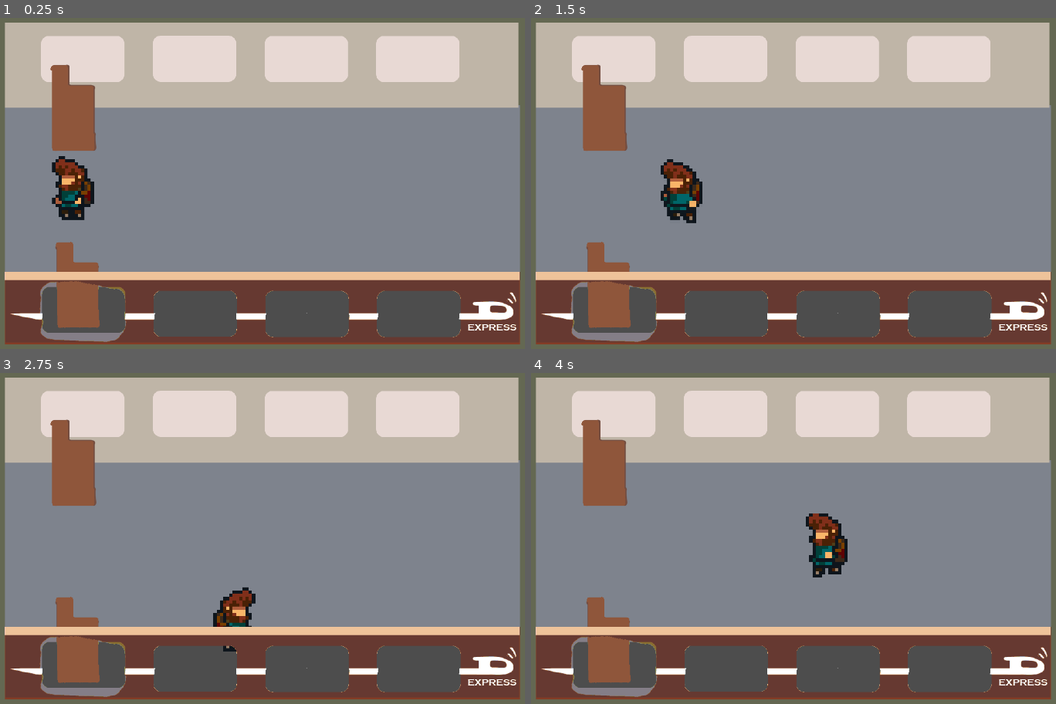
Above: before the commit, frames 1-4 (two rows, left to right).
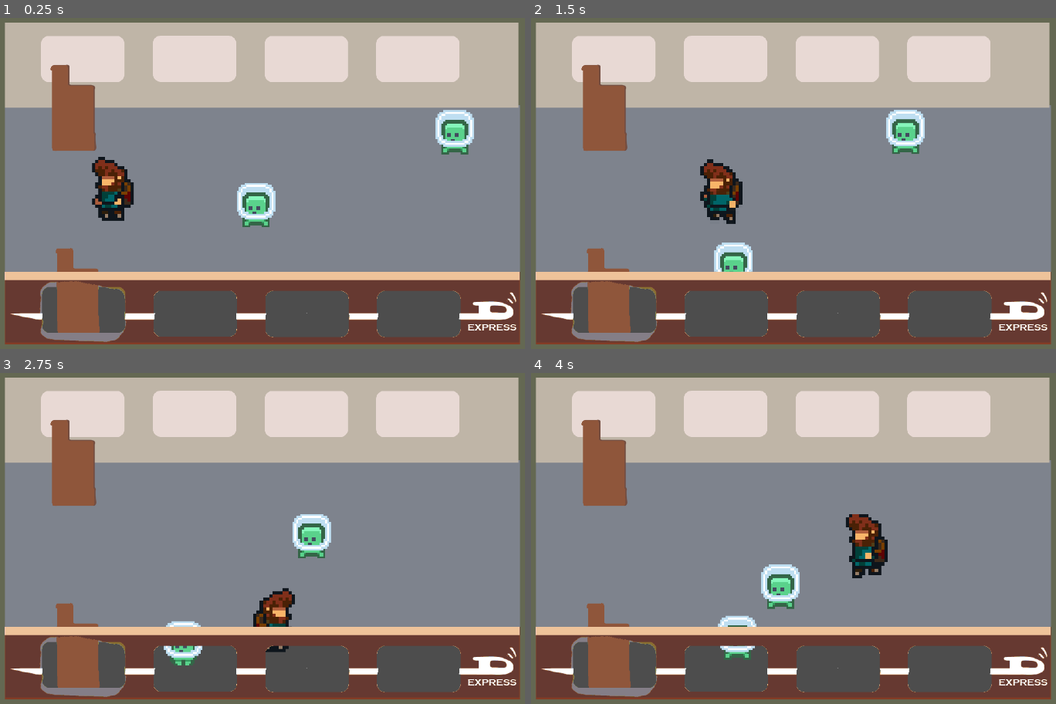
Above: after the commit, the same moments.

Repository: caiotava/Fart-Ninja
Game: Godot game, scene res://train/carriage.tscn
Same seed, same stepped clock (60 frames per second), same inputs: the game is played once before the commit and once after it. The project has no main scene, so this scene is started directly.
Inputs:
- Up to frame 1 (0.25 s): no input
- Up to frame 2 (1.5 s): hold Right (player_right) 0.53-1.28 s; hold Down (player_down) from 1.28 s (still down)
- Up to frame 3 (2.75 s): release Down (player_down) at 2.03 s; hold Right (player_right) from 2.03 s (still down)
- Up to frame 4 (4 s): release Right (player_right) at 2.78 s; hold Up (player_up) 2.78-3.53 s; hold Left (player_left) from 3.53 s (still down)

The runs differ from the first frame. In frame 1, 4.3% of the frame differs, in the area x 9-91%, y 27-96%; in frame 2, 4.0%; in frame 3, 3.0%; in frame 4, 3.9%.

Commit message:
feat: add path navigation for passengers

Diff:
--- /dev/null
+++ b/passengers/animations/passenger-01.tres
@@ -0,0 +1,18 @@
+[gd_resource type="SpriteFrames" load_steps=3 format=3 uid="uid://cgppy5hs3l4fs"]
+
+[ext_resource type="Texture2D" uid="uid://c3mosj7uc2lgx" path="res://passengers/gfx/passenger-01-01.png" id="1_t0ski"]
+[ext_resource type="Texture2D" uid="uid://c5yaqc3xws0kd" path="res://passengers/gfx/passenger-01-02.png" id="2_571kh"]
+
+[resource]
+animations = [{
+"frames": [{
+"duration": 1.0,
+"texture": ExtResource("1_t0ski")
+}, {
+"duration": 1.0,
+"texture": ExtResource("2_571kh")
+}],
+"loop": true,
+"name": &"walking",
+"speed": 5.0
+}]
--- /dev/null
+++ b/passengers/animations/passenger-02.tres
@@ -0,0 +1,18 @@
+[gd_resource type="SpriteFrames" load_steps=3 format=3 uid="uid://3f8jh0gi3o8f"]
+
+[ext_resource type="Texture2D" uid="uid://bcuw6nirqf45t" path="res://passengers/gfx/passenger-02-01.png" id="1_47qxd"]
+[ext_resource type="Texture2D" uid="uid://b3v1jcg62n62y" path="res://passengers/gfx/passenger-02-02.png" id="2_3dy3q"]
+
+[resource]
+animations = [{
+"frames": [{
+"duration": 1.0,
+"texture": ExtResource("1_47qxd")
+}, {
+"duration": 1.0,
+"texture": ExtResource("2_3dy3q")
+}],
+"loop": true,
+"name": &"walking",
+"speed": 5.0
+}]
--- /dev/null
+++ b/passengers/animations/passenger-03.tres
@@ -0,0 +1,18 @@
+[gd_resource type="SpriteFrames" load_steps=3 format=3 uid="uid://g7udik6y4bs1"]
+
+[ext_resource type="Texture2D" uid="uid://bp2fqnu7hcafs" path="res://passengers/gfx/passenger-03-01.png" id="1_oq07s"]
+[ext_resource type="Texture2D" uid="uid://sn7ka8tfifyo" path="res://passengers/gfx/passenger-03-02.png" id="2_j41rh"]
+
+[resource]
+animations = [{
+"frames": [{
+"duration": 1.0,
+"texture": ExtResource("1_oq07s")
+}, {
+"duration": 1.0,
+"texture": ExtResource("2_j41rh")
+}],
+"loop": true,
+"name": &"walking",
+"speed": 5.0
+}]
--- /dev/null
+++ b/passengers/passenger.gd
@@ -0,0 +1,75 @@
+extends CharacterBody2D
+
+@export_group("Movement")
+@export var movement_speed: float = 200.0
+@export var movement_target_position: Vector2 = Vector2(60.0,180.0)
+@export var movement_path_length : float = 1920
+@export var is_paused : bool = false
+@export var pause_time_limit : float = 1.5
+@export var pause_likelihood : float = 0.2
+
+@onready var navigation_agent: NavigationAgent2D = $NavigationAgent2D
+@onready var animation_sprite: AnimatedSprite2D = $AnimatedSprite2D
+@onready var timer : Timer = $Timer
+
+func _ready():
+	# These values need to be adjusted for the actor's speed
+	# and the navigation layout.
+	navigation_agent.path_desired_distance = 4.0
+	navigation_agent.target_desired_distance = 4.0
+	timer.wait_time = pause_time_limit
+
+	# Make sure to not await during _ready.
+	call_deferred("actor_setup")
+
+func actor_setup():
+	# Wait for the first physics frame so the NavigationServer can sync.
+	await get_tree().physics_frame
+
+	# Now that the navigation map is no longer empty, set the movement target.
+	set_movement_target(get_random_position())
+
+func set_movement_target(movement_target: Vector2):
+	navigation_agent.target_position = movement_target
+
+func _physics_process(delta):
+	if navigation_agent.is_navigation_finished():
+		handle_pause()
+		return
+
+	var current_agent_position: Vector2 = global_position
+	var next_path_position: Vector2 = navigation_agent.get_next_path_position()
+
+	velocity = current_agent_position.direction_to(next_path_position) * movement_speed
+	animation_sprite.play("walking")
+
+	# has collision
+	if move_and_slide():
+		is_paused = true
+		animation_sprite.stop()
+
+func _process(delta):
+	process_pause(delta)
+
+func process_pause(delta):
+	if !is_paused:
+		return
+
+	if timer.is_stopped():
+		timer.start()
+
+func get_random_position():
+	return Vector2(randf_range(300, 1800), randf_range(230, 920))
+
+func handle_pause():
+	if is_paused:
+		return
+
+	var rand_number = randf_range(0, 1)
+	if rand_number < pause_likelihood:
+		is_paused = true
+		animation_sprite.stop()
+
+func _on_timer_timeout():
+	is_paused = false;
+	set_movement_target(get_random_position())
--- /dev/null
+++ b/passengers/passenger.tscn
@@ -0,0 +1,30 @@
+[gd_scene load_steps=4 format=3 uid="uid://bcih6li88g6a"]
+
+[ext_resource type="Script" path="res://passengers/passenger.gd" id="1_nd8ur"]
+[ext_resource type="SpriteFrames" uid="uid://cgppy5hs3l4fs" path="res://passengers/animations/passenger-01.tres" id="2_6iix8"]
+
+[sub_resource type="CapsuleShape2D" id="CapsuleShape2D_vb5ac"]
+radius = 3.0
+height = 14.0
+
+[node name="Passenger" type="CharacterBody2D"]
+z_index = 1
+y_sort_enabled = true
+scale = Vector2(6, 6)
+script = ExtResource("1_nd8ur")
+
+[node name="AnimatedSprite2D" type="AnimatedSprite2D" parent="."]
+sprite_frames = ExtResource("2_6iix8")
+animation = &"walking"
+
+[node name="CollisionShape2D" type="CollisionShape2D" parent="."]
+position = Vector2(0, 9)
+rotation = 1.5708
+shape = SubResource("CapsuleShape2D_vb5ac")
+
+[node name="NavigationAgent2D" type="NavigationAgent2D" parent="."]
+
+[node name="Timer" type="Timer" parent="."]
+one_shot = true
+
+[connection signal="timeout" from="Timer" to="." method="_on_timer_timeout"]
--- a/player/player.tscn
+++ b/player/player.tscn
@@ -51,11 +51,15 @@
 height = 8.2
 
 [node name="Player" type="CharacterBody2D"]
+z_index = 1
+y_sort_enabled = true
+position = Vector2(-1, -102)
 scale = Vector2(10, 10)
 script = ExtResource("1_luqg6")
 move_speed = 400.0
 move_friction = 800.0
 move_acceleration = 600.0
+metadata/_edit_group_ = true
 
 [node name="AnimatedSprite2D" type="AnimatedSprite2D" parent="."]
 sprite_frames = SubResource("SpriteFrames_b46u2")
--- /dev/null
+++ b/train/carriage.gd
@@ -0,0 +1,12 @@
+extends Node2D
+
+@onready var navigation_region : NavigationRegion2D = $NavigationRegion2D
+@onready var passengers : Node = $Passengers
+
+# Called when the node enters the scene tree for the first time.
+func _ready():
+	pass # Replace with function body.
+
+# Called every frame. 'delta' is the elapsed time since the previous frame.
+func _process(delta):
+	pass
--- a/train/carriage.tscn
+++ b/train/carriage.tscn
@@ -1,9 +1,11 @@
-[gd_scene load_steps=7 format=3 uid="uid://cqyyetjooogp4"]
+[gd_scene load_steps=10 format=3 uid="uid://cqyyetjooogp4"]
 
+[ext_resource type="Script" path="res://train/carriage.gd" id="1_ee3qt"]
 [ext_resource type="Texture2D" uid="uid://dnj2moaxf38cm" path="res://train/gfx/carriage-background.png" id="1_gikla"]
 [ext_resource type="PackedScene" uid="uid://balrjlygdjcri" path="res://player/player.tscn" id="1_p70n2"]
 [ext_resource type="Texture2D" uid="uid://bujp7ixacet6g" path="res://train/gfx/wall-bottom.png" id="3_4fhyg"]
 [ext_resource type="PackedScene" uid="uid://7mwe3233ahmm" path="res://train/seat.tscn" id="3_msw65"]
+[ext_resource type="PackedScene" uid="uid://bcih6li88g6a" path="res://passengers/passenger.tscn" id="5_f8p45"]
 
 [sub_resource type="RectangleShape2D" id="RectangleShape2D_a1ye8"]
 size = Vector2(25, 1080)
@@ -11,17 +13,19 @@
 [sub_resource type="RectangleShape2D" id="RectangleShape2D_t3cdg"]
 size = Vector2(25, 1920)
 
+[sub_resource type="NavigationPolygon" id="NavigationPolygon_gub6n"]
+vertices = PackedVector2Array(406, 791, 406, 1009, 262, 1005, 258, 314, 382, 446, 543, 446, 541, 310, 1852, 317, 1847, 1031, 562, 789, 382, 312, 566, 1002)
+polygons = Array[PackedInt32Array]([PackedInt32Array(0, 1, 2, 3, 4), PackedInt32Array(5, 6, 7, 8, 9), PackedInt32Array(3, 10, 4), PackedInt32Array(0, 4, 5, 9), PackedInt32Array(9, 8, 11)])
+outlines = Array[PackedVector2Array]([PackedVector2Array(253, 297, 392, 302, 450, 300, 491, 300, 531, 300, 1849, 300, 1857, 1042, 555, 1023, 523, 1020, 493, 1020, 416, 1020, 253, 1015)])
+source_geometry_group_name = &"navigation_polygon_source_group"
+
 [node name="Carriage" type="Node2D"]
+y_sort_enabled = true
+script = ExtResource("1_ee3qt")
 
 [node name="Background" type="Sprite2D" parent="."]
 texture = ExtResource("1_gikla")
 centered = false
-
-[node name="Player" parent="." instance=ExtResource("1_p70n2")]
-z_index = 1
-y_sort_enabled = true
-position = Vector2(458, 554)
-disable_mode = 2
 
 [node name="Seats" type="Node2D" parent="."]
 y_sort_enabled = true
@@ -35,7 +39,7 @@
 
 [node name="Seat2" parent="Seats/Bottom" instance=ExtResource("3_msw65")]
 z_index = 2
-position = Vector2(409, 722)
+position = Vector2(409, 741)
 
 [node name="Walls" type="Node" parent="."]
 
@@ -66,7 +70,7 @@
 rotation = 1.5708
 
 [node name="CollisionShape2D" type="CollisionShape2D" parent="Walls/WallBottom/CollisionBody"]
-position = Vector2(-63.0026, -975.75)
+position = Vector2(-48.0026, -975.75)
 shape = SubResource("RectangleShape2D_t3cdg")
 
 [node name="Sprite2D" type="Sprite2D" parent="Walls/WallBottom"]
@@ -74,3 +78,19 @@
 position = Vector2(252, 816)
 texture = ExtResource("3_4fhyg")
 centered = false
+
+[node name="Passengers" type="Node2D" parent="."]
+y_sort_enabled = true
+
+[node name="Player" parent="Passengers" instance=ExtResource("1_p70n2")]
+position = Vector2(582, 556)
+disable_mode = 2
+
+[node name="Passenger" parent="Passengers" instance=ExtResource("5_f8p45")]
+position = Vector2(1698, 384)
+
+[node name="Passenger2" parent="Passengers" instance=ExtResource("5_f8p45")]
+position = Vector2(1064, 576)
+
+[node name="NavigationRegion2D" type="NavigationRegion2D" parent="Passengers"]
+navigation_polygon = SubResource("NavigationPolygon_gub6n")
--- a/train/seat.tscn
+++ b/train/seat.tscn
@@ -14,3 +14,6 @@
 [node name="CollisionShape2D" type="CollisionShape2D" parent="."]
 position = Vector2(71.5, 165.5)
 shape = SubResource("RectangleShape2D_ybncw")
+
+[node name="NavigationObstacle2D" type="NavigationObstacle2D" parent="."]
+vertices = PackedVector2Array(-1.255, 2, 54, 0, 54, 61, 133, 63, 135, 266, 3, 265)
Binary file added: passengers/gfx/passenger-01-01.png
Not shown, added: passengers/gfx/passenger-01-01.png.import
Binary file added: passengers/gfx/passenger-01-02.png
Not shown, added: passengers/gfx/passenger-01-02.png.import
Binary file added: passengers/gfx/passenger-02-01.png
Not shown, added: passengers/gfx/passenger-02-01.png.import
Binary file added: passengers/gfx/passenger-02-02.png
Not shown, added: passengers/gfx/passenger-02-02.png.import
Binary file added: passengers/gfx/passenger-03-01.png
Not shown, added: passengers/gfx/passenger-03-01.png.import
Binary file added: passengers/gfx/passenger-03-02.png
Not shown, added: passengers/gfx/passenger-03-02.png.import
(and 9 more such lines)
